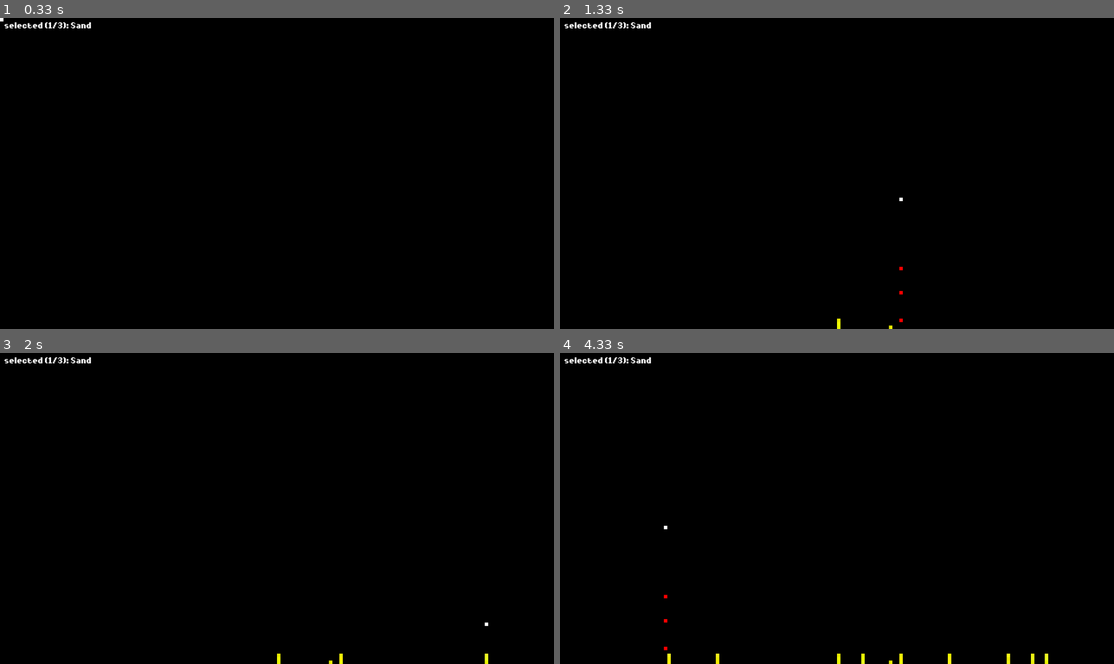
Above: before the commit, frames 1-4 (two rows, left to right).
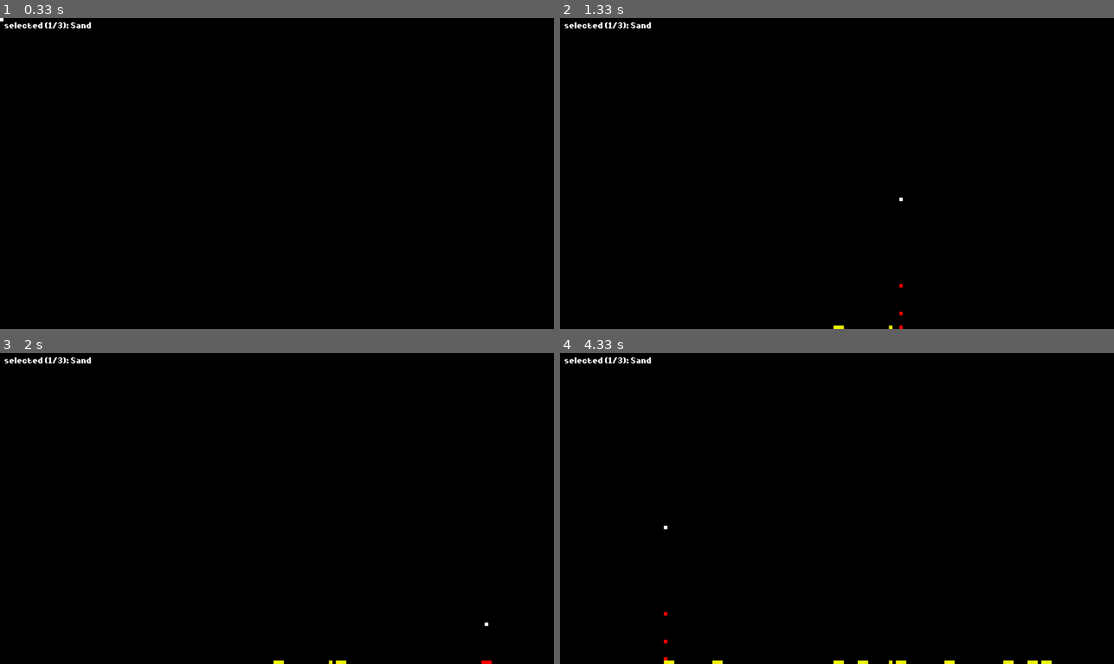
Above: after the commit, the same moments.

Repository: Neptun332/jetmen-revival-pygame
Game: pygame game, started from main.py
Same seed, same stepped clock (60 frames per second), same inputs: the game is played once before the commit and once after it.
Inputs (mouse positions are in pixels of both pictures, inside the frame that each line leads up to):
- Up to frame 1 (0.33 s): no input
- Up to frame 2 (1.33 s): click (837, 173) at 0.38 s; tap Space at 0.73, 1.03 s; click (892, 241) at 0.75 s; click (903, 201) at 1.22 s
- Up to frame 3 (2 s): right-click (277, 545) at 1.55 s; click (487, 626) at 1.88 s
- Up to frame 4 (4.33 s): click (947, 483) at 2.22 s; click (1008, 502) at 2.55 s; click (1030, 570) at 2.88 s; click (859, 496) at 3.22 s; click (715, 452) at 3.55 s; click (670, 623) at 3.88 s; click (665, 527) at 4.22 s

Frame 1 is identical in both runs. In frame 2, less than 0.1% of the frame differs, in the area x 49-62%, y 79-100%; in frame 3, 0.1%; in frame 4, 0.4%, in the area x 18-89%, y 77-100%.

Commit message:
force based moving in working state

Diff:
--- a/tiles/MovingTile.py
+++ b/tiles/MovingTile.py
@@ -39,6 +39,7 @@
             self.update_force(force)
 
             tile_have_moved = self.update_based_on_force()
+            possible_movement = [direction for direction in possible_movement if direction != self.direction]
             if not tile_have_moved:
                 for direction in possible_movement:
                     next_positions = self.get_indexes_on_the_way_to_next_position(direction)
@@ -64,6 +65,8 @@
         self.force_degrees = self.calculate_vector_degrees(self.force)
         self.force_magnitude = math.sqrt(sum(f * f for f in self.force))
         self.velocity = int(self.force_magnitude)
+        self.direction = self.translate_normalized_force_to_direction()
+
 
     def calculate_vector_degrees(self, vector: Tuple[int, int]):
         # TODO change this to numpy!
@@ -72,16 +75,14 @@
         return math.degrees(math.atan(vector[0] / vector[1]))
 
     def update_based_on_force(self) -> bool:
-        direction = self.translate_normalized_force_to_direction()
-        next_positions = self.get_indexes_on_the_way_to_next_position(direction)
+        next_positions = self.get_indexes_on_the_way_to_next_position(self.direction)
         position_that_is_able_to_move = self.get_closes_position_that_is_able_to_move(next_positions)
-        if len(next_positions) == 0 or next_positions[-1] != position_that_is_able_to_move:
-            self.velocity = 0
-            self.primary_movement = (0, 0)
         if position_that_is_able_to_move:
             self.swap_position(position_that_is_able_to_move)
             return True
         else:
+            self.velocity = 1
+            self.force = (0, 1)
             return False
 
     def translate_normalized_force_to_direction(self) -> Directions:
@@ -111,7 +112,7 @@
         return last_free_position
 
     def get_indexes_on_the_way_to_next_position(self, direction: Directions) -> List[Tuple[int, int]]:
-        return [self.get_next_position(direction, v) for v in range(1, self.velocity)]
+        return [self.get_next_position(direction, v+1) for v in range(0, self.velocity)]
 
     def swap_position(self, position: Tuple[int, int]):
         self.world.swap_tile_at_positions(
